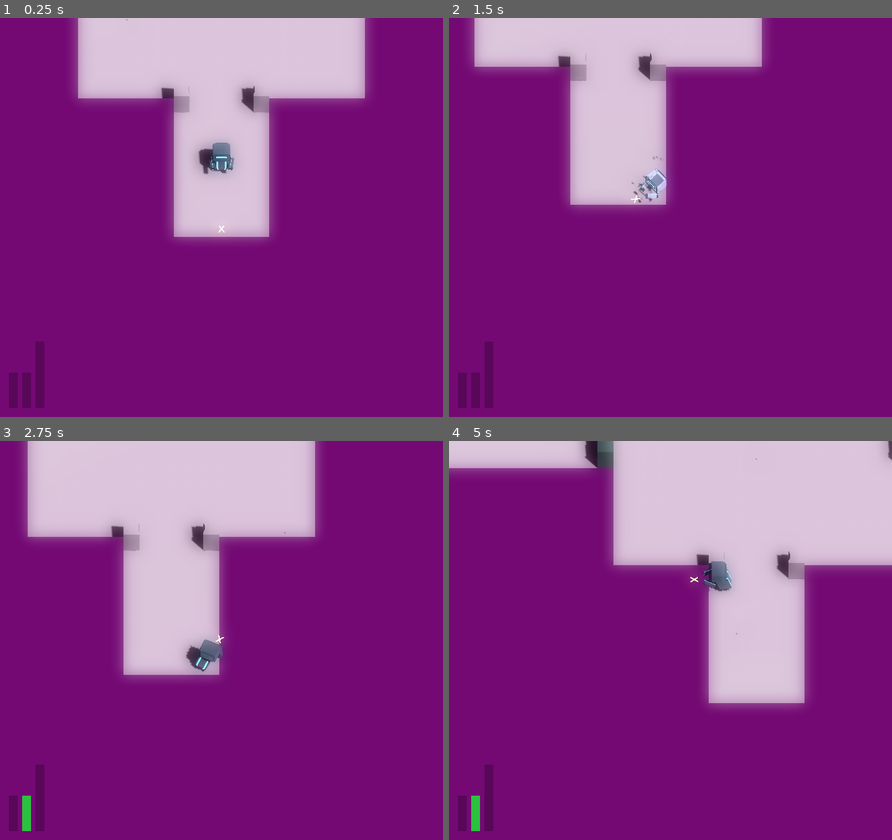
Above: before the commit, frames 1-4 (two rows, left to right).
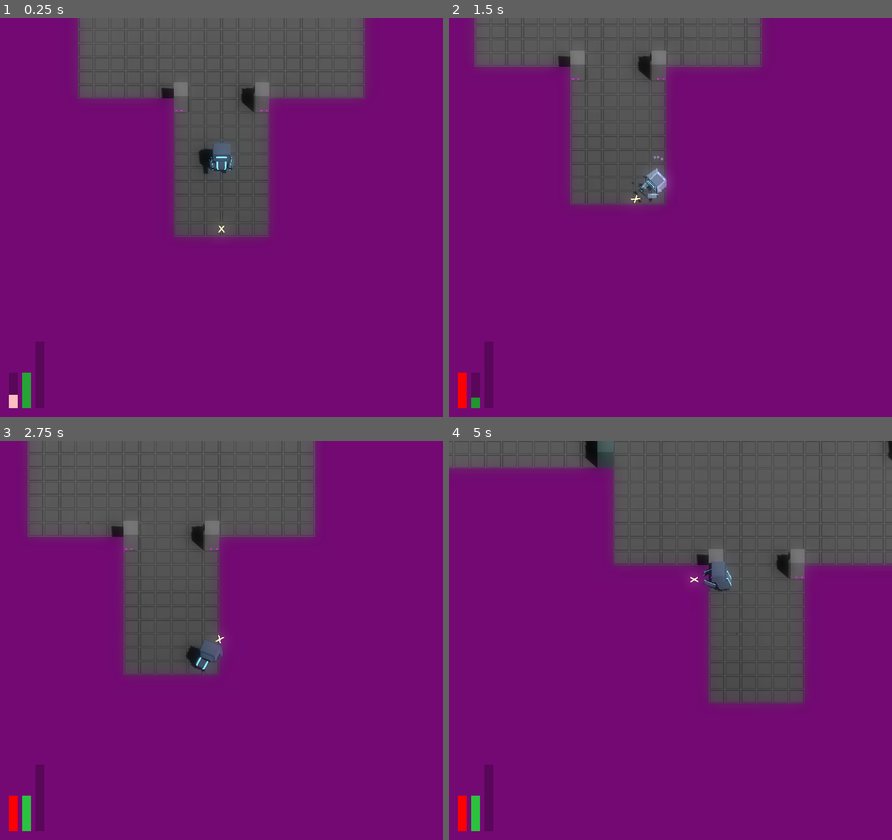
Above: after the commit, the same moments.

Repository: JackEvans24/bullet-absorb
Game: Godot game, scene res://scenes/main.tscn
The game is run twice, just before and just after one commit, with the same random seed, the same clock (stepped at 60 frames per second) and the same inputs.
Inputs (mouse positions are in pixels of both pictures, inside the frame that each line leads up to):
- Up to frame 1 (0.25 s): no input
- Up to frame 2 (1.5 s): move the mouse to (767, 197) at 0.52 s; hold D (move_right) 0.53-1.28 s; hold Ctrl (absorb) 0.53-1.28 s; move the mouse to (581, 237) at 1.27 s; hold S (move_back) from 1.28 s (still down); tap Space (dash) at 1.35 s
- Up to frame 3 (2.75 s): move the mouse to (265, 552) at 2.02 s; release S (move_back) at 2.03 s; press the mouse at (265, 552) at 2.03 s; hold D (move_right) from 2.03 s (still down)
- Up to frame 4 (5 s): move the mouse to (648, 720) at 2.77 s; release D (move_right) at 2.78 s; release the mouse at (648, 720) at 2.78 s; hold W (move_forward) 2.78-3.53 s; tap Ctrl (absorb) at 2.85 s; move the mouse to (803, 700) at 3.52 s; hold A (move_left) from 3.53 s (still down); tap Space (dash) at 3.6 s; move the mouse to (537, 580) at 4.27 s; click (537, 580) at 4.35 s

The runs differ from the first frame. In frame 1, 22% of the frame differs, in the area x 2-83%, y 0-98%; in frame 2, 16%; in frame 3, 24%; in frame 4, 30%, in the area x 0-100%, y 0-98%.
Error before the commit: Invalid access to property or key 'max_power' on a base object of type 'CharacterBody3D (Player)'. (res://scripts/main.gd:22)

Commit message:
feat: initialise hud from stats

Diff:
--- a/scripts/main.gd
+++ b/scripts/main.gd
@@ -19,7 +19,7 @@
 
 	cameras.target = player.camera_follow_point
 
-	hud.initialise_max_values(player.max_health, player.max_power)
+	hud.initialise_stats(save_game.data.player_stats)
 	hud._on_health_changed(player.current_health)
 
 func initialise_rooms():
--- a/scripts/ui/hud.gd
+++ b/scripts/ui/hud.gd
@@ -8,13 +8,14 @@
 @onready var stamina_bar: Bar = $StaminaBar
 @onready var death_overlay: ColorRect = $DeathOverlay
 
-func initialise_max_values(max_health: float, max_power: float):
-	health_bar.max_value = max_health
-	health_bar.update_value(max_health)
-	power_bar.max_value = max_power
-	power_bar.update_value(0.0)
-	stamina_bar.max_value = 1.0
-	stamina_bar.update_value(1.0)
+func initialise_stats(stats: PlayerStats):
+	update_bar(health_bar, stats.max_health, stats.max_health)
+	update_bar(power_bar, stats.max_power, 0.0)
+	update_bar(stamina_bar, 1.0, 1.0)
+
+func update_bar(bar: Bar, max_value: float, current_value: float):
+	bar.max_value = max_value
+	bar.update_value(current_value)
 
 func _on_health_changed(current_health: float):
 	health_bar.update_value(current_health)
